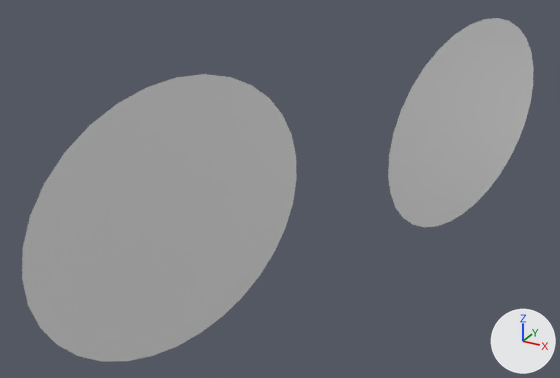
The Blender file ghost2.blend: old version first, new version second.
Rendered twice from a camera (50 mm lens) standing at (1.239, -1.083, 6.14) and looking at (0.774, -0.237, 5.717). The lights are fixed; the arrows at lower right show +X, +Y and +Z.
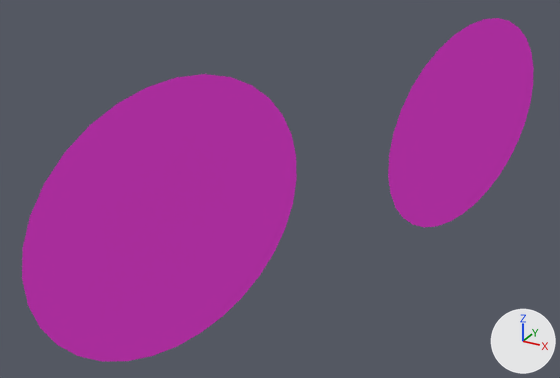
The change, as a list of edits to the scene's bpy script:
```text
Change mat_material_001:
    mat_material_001.base_color: (1.0, 1.0, 1.0) -> (1.0, 0.0662, 0.829)  # white #ffffff -> pink #ff49eb
Change me_circle:
    where me_circle.from_pydata(...)  # 32 vertices, 30 faces; spans x -1.0..1.0, y -1.0..1.0, z 0.0
    remove me_circle.materials.append(mat_material_003)  # white #e7e7e7
    add me_circle.materials.append(mat_material_001)  # pink #ff49eb
Change me_circle_001:
    where me_circle_001.from_pydata(...)  # 32 vertices, 30 faces; spans x -1.0..1.0, y -1.0..1.0, z 0.0
    remove me_circle_001.materials.append(mat_material_004)  # white #e7e7e7
    add me_circle_001.materials.append(mat_material_001)  # pink #ff49eb
```

Location of each change, (x1, y1, x2, y2) in pixels of the pictures (560 x 378 px):
'Circle', recoloured (white to pink): (22, 74, 297, 362) in both
'Circle.001', recoloured (white to pink): (388, 18, 534, 227) in both
